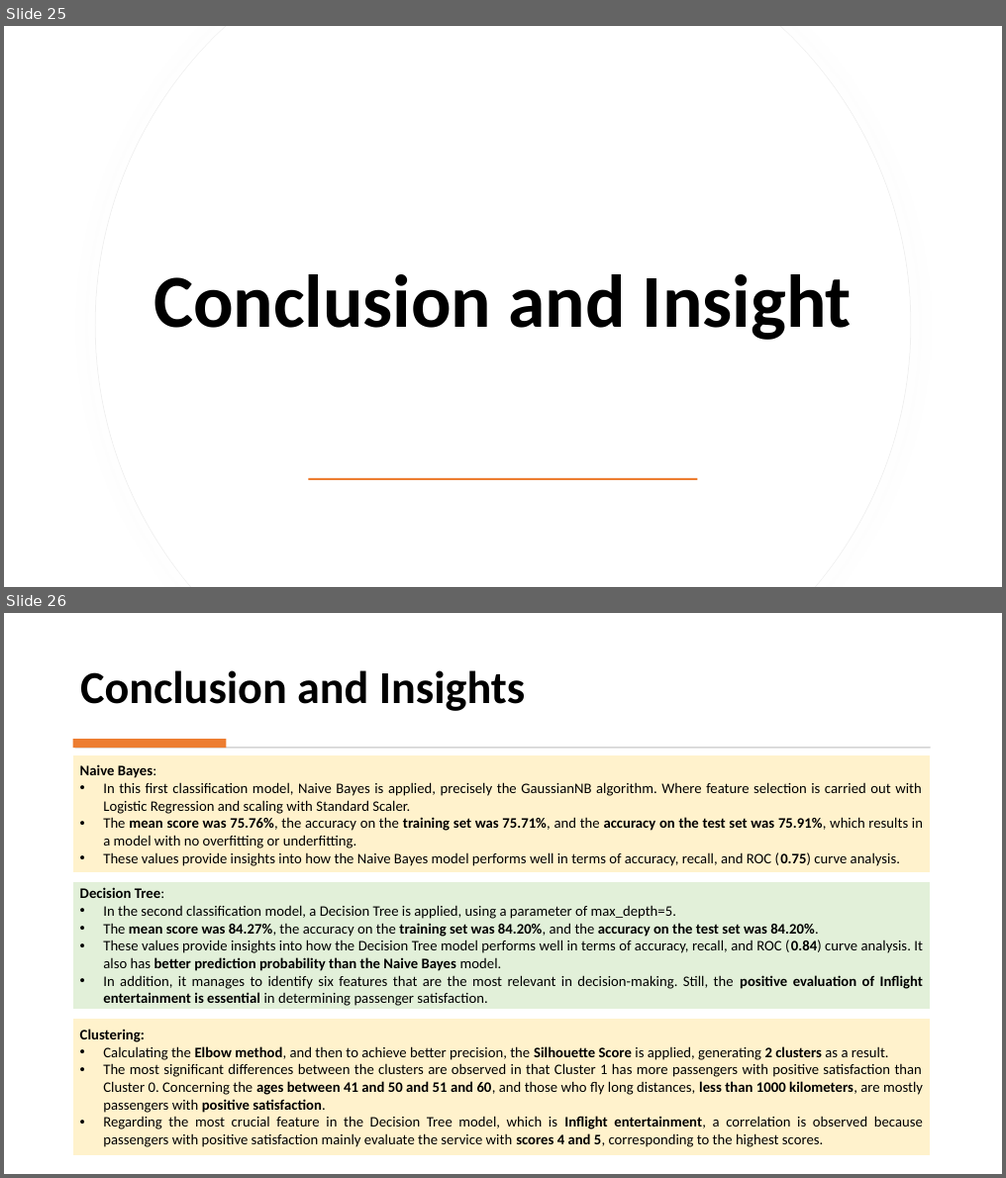
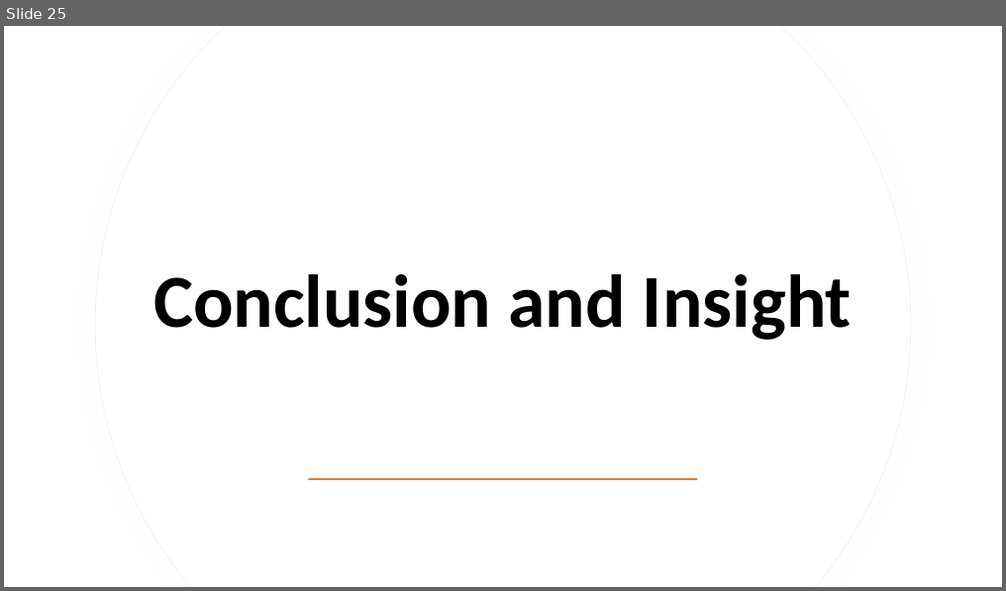
Before and after one commit to xstorresm/customer-service-case, a slide deck: Group8.Project.pptx. Shown one above the other, each under a label of ours: slides 25 and 26 before the commit, slide 25 after it. The pictures are 1006x1178 and 1006x591 pixels, drawn with LibreOffice and Linux fonts; fonts in the diff are those of the drawing. Boxes give left, top, right and bottom in pixels: in the first picture for what was removed or moved away, otherwise in the second. Text is boxed around its words. In the diff, an @@ line names an element or a change of style, - is before the commit and + after.

```diff
--- a/Group8.Project.pptx
+++ b/Group8.Project.pptx
@@ slide 26 removed at [4,613,1002,1174], background #FFFFFF @@
@@ title removed at [80,670,525,711] @@
-Conclusion and Insights
@@ rectangle removed at [73,739,227,748] @@
@@ pentagon arrow removed at [73,756,931,872] @@
-Naive Bayes:
-• In this first classification model, Naive Bayes is applied, precisely the GaussianNB algorithm. Where feature selection is carried out with Logistic Regression and scaling with Standard Scaler.
-• The mean score was 75.76%, the accuracy on the training set was 75.71%, and the accuracy on the test set was 75.91%, which results in a model with no overfitting or underfitting.
-• These values provide insights into how the Naive Bayes model performs well in terms of accuracy, recall, and ROC (0.75) curve analysis.
@@ rectangle removed at [75,747,931,749] @@
@@ pentagon arrow removed at [73,882,931,1010] @@
-Decision Tree:
-• In the second classification model, a Decision Tree is applied, using a parameter of max_depth=5.
-• The mean score was 84.27%, the accuracy on the training set was 84.20%, and the accuracy on the test set was 84.20%.
-• These values provide insights into how the Decision Tree model performs well in terms of accuracy, recall, and ROC (0.84) curve analysis. It also has better prediction probability than the Naive Bayes model.
-• In addition, it manages to identify six features that are the most relevant in decision-making. Still, the positive evaluation of Inflight entertainment is essential in determining passenger satisfaction.
@@ pentagon arrow removed at [73,1018,931,1156] @@
-Clustering:
-• Calculating the Elbow method, and then to achieve better precision, the Silhouette Score is applied, generating 2 clusters as a result.
-• The most significant differences between the clusters are observed in that Cluster 1 has more passengers with positive satisfaction than Cluster 0. Concerning the ages between 41 and 50 and 51 and 60, and those who fly long distances, less than 1000 kilometers, are mostly passengers with positive satisfaction.
-• Regarding the most crucial feature in the Decision Tree model, which is Inflight entertainment, a correlation is observed because passengers with positive satisfaction mainly evaluate the service with scores 4 and 5, corresponding to the highest scores.
```
Also in this commit, not shown: 3 slides changed, 1 slide added, 1 other file.
